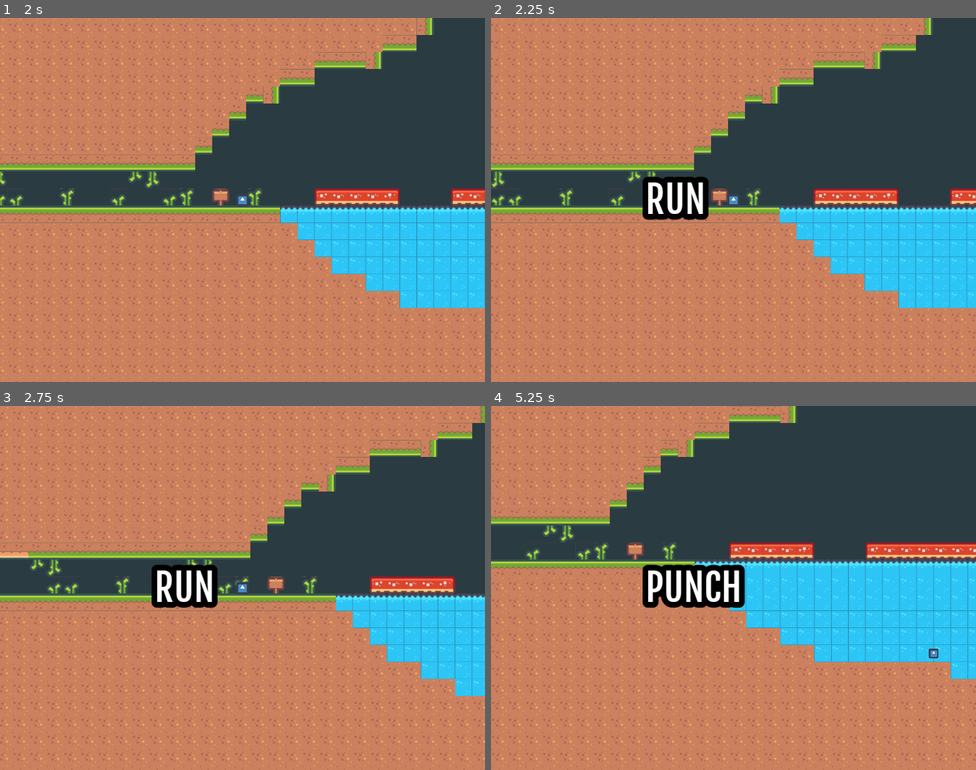
Above: before the commit, frames 1-4 (two rows, left to right).
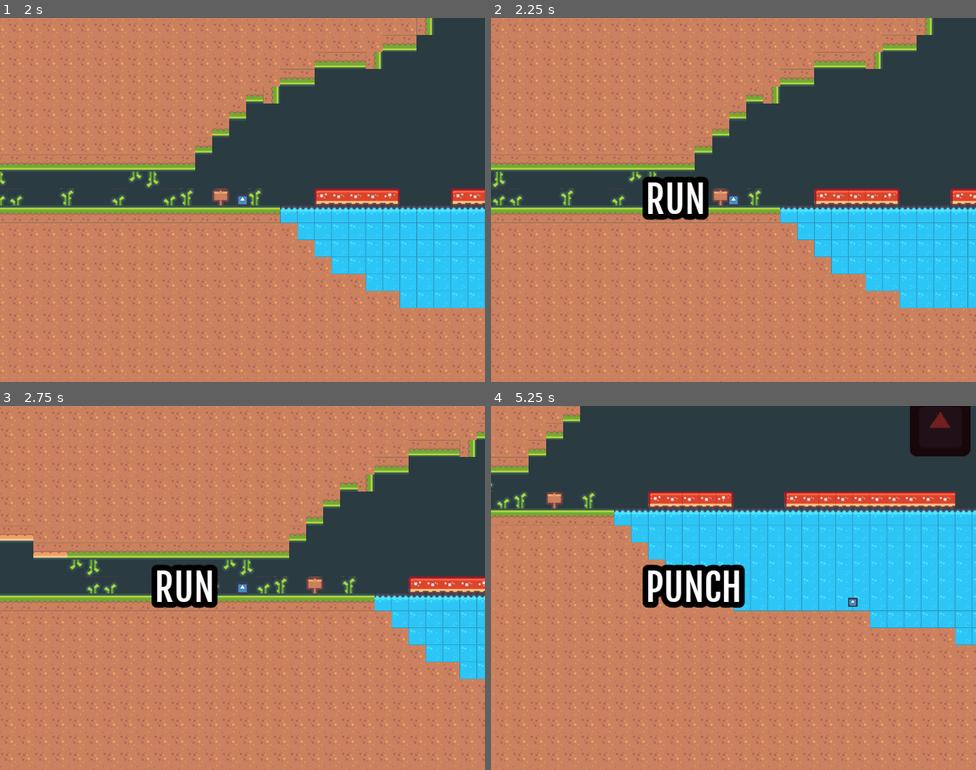
Above: after the commit, the same moments.

Repository: parkernalch/metroidvania-month-19
Game: Godot game, scene res://Gameplay/Stages/TestStage/TestStage.tscn
The game is run twice, just before and just after one commit, with the same random seed, the same clock (stepped at 60 frames per second) and the same inputs. The engine's default icon, where the game draws it, is replaced by a stand-in: a white triangle on a blue panel in a dark square.
Inputs:
- Up to frame 1 (2 s): tap Enter at 0.5 s; hold Down (crouch) 0.53-1.28 s; hold D (move_right) from 0.53 s (still down); tap Space (jump) at 0.77, 1.52 s; tap Shift (dash) at 1.35 s
- Up to frame 2 (2.25 s): release D (move_right) at 2.03 s; hold Left (move_left) from 2.03 s (still down); tap 1 at 2.1 s
- Up to frame 3 (2.75 s): keep holding Left (move_left)
- Up to frame 4 (5.25 s): release Left (move_left) at 2.78 s; hold D (move_right) 2.78-4.28 s; tap 2 at 2.85 s; tap Space (jump) at 3.02, 3.77, 4.52 s; tap 3 at 3.6 s; hold Left (move_left) 4.28-5.03 s; tap 4 at 4.35 s; hold D (move_right) from 5.03 s (still down); tap 5 at 5.1 s

Frame 1 is identical in both runs. In frame 2, 3.6% of the frame differs, in the area x 0-100%, y 0-100%; in frame 3, 14%; in frame 4, 37%.

Commit message:
reverted sprint changes

Diff:
--- a/StateMachine/PlayerState/idle.gd
+++ b/StateMachine/PlayerState/idle.gd
@@ -9,8 +9,7 @@
 
 func update(delta: float) -> void:
 	if Input.get_action_strength("move_right") - Input.get_action_strength("move_left"):
-		var can_run = (Input.get_action_strength("sprint") and owner.can_run())
-		state_machine.transition_to("running" if can_run else "walking")
+		state_machine.transition_to("running" if owner.can_run() else "walking")
 	if Input.get_action_strength("crouch") > 0 and owner.can_shrink():
 		state_machine.transition_to("shrinking")
 	pass
--- a/StateMachine/PlayerState/running.gd
+++ b/StateMachine/PlayerState/running.gd
@@ -4,8 +4,6 @@
 var direction: float
 
 func handle_input(input: InputEvent) -> void:
-	if input.is_action_released("sprint"):
-		state_machine.transition_to("walking")
 	if input.is_action_pressed("jump") and owner.can_jump():
 		state_machine.transition_to("jumping", { "jumps_remaining": 1 })
 	if input.is_action_pressed("dash") and owner.can_dash():
--- a/StateMachine/PlayerState/walking.gd
+++ b/StateMachine/PlayerState/walking.gd
@@ -4,7 +4,7 @@
 var direction: float
 
 func handle_input(input: InputEvent) -> void:
-	if input.is_action_pressed("sprint") and owner.can_run():
+	if owner.can_run():
 		state_machine.transition_to("running")
 	if input.is_action_pressed("jump") and owner.can_jump():
 		state_machine.transition_to("jumping", { "jumps_remaining": 1 })
